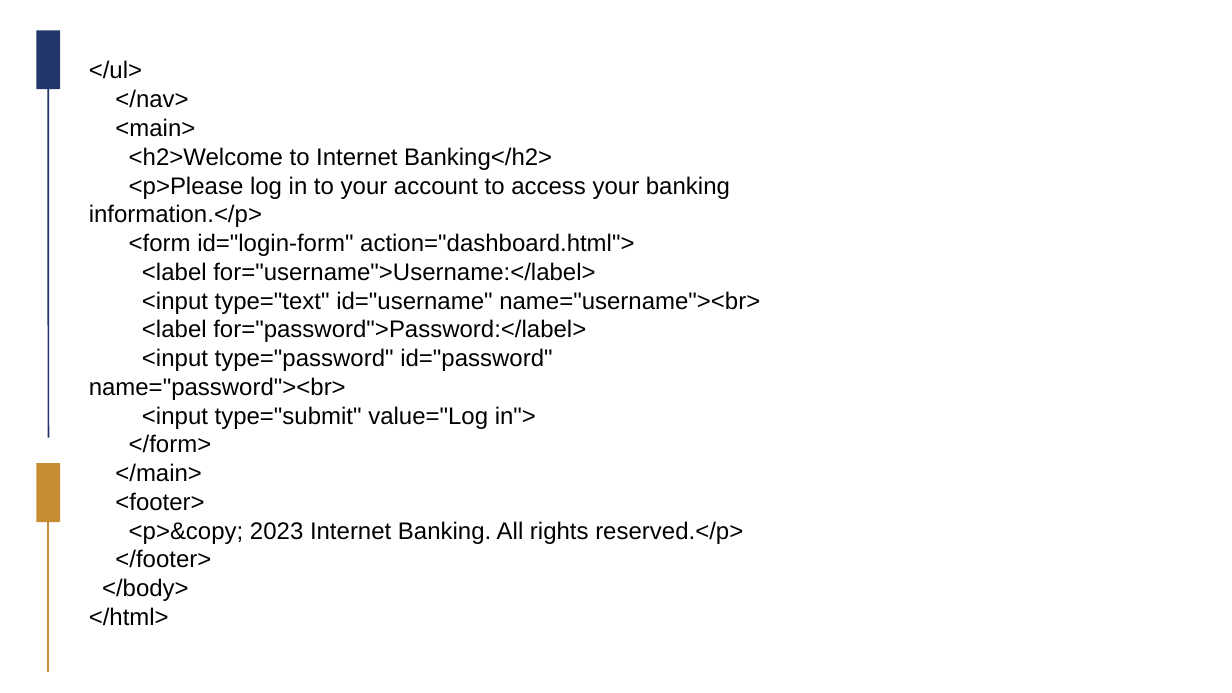
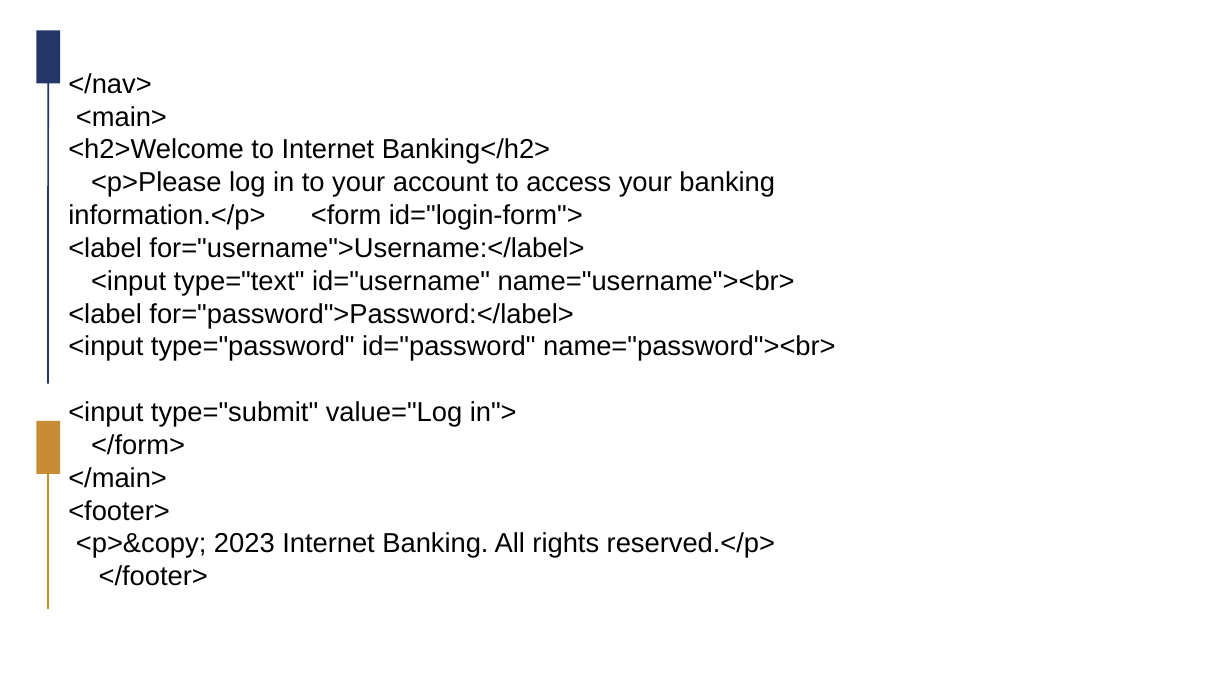
Before and after one commit to libakeerthika/online-banking, a slide deck: slide 5 of Group_A9_11.pptx. Drawn at 1232x693 pixels with LibreOffice and Linux fonts; fonts in the diff are those of the drawing; background and template pictures are left out. Boxes give left, top, right and bottom in pixels: in the first picture for what was removed or moved away, otherwise in the second. Text is boxed around its words. In the diff, an @@ line names an element or a change of style, - is before the commit and + after.

```diff
--- a/Group_A9_11.pptx
+++ b/Group_A9_11.pptx
@@ rectangle: place and size @@
-rectangle at [37, 31, 60, 90]
+rectangle at [37, 31, 60, 84]
@@ line moved from (48, 63) - (48, 437) to (48, 59) - (48, 383) @@
@@ text "</nav>": place and size @@
-text "</nav>" at [89, 60, 760, 626]
+text "</nav>" at [68, 73, 836, 586]
@@ text at [68, 73, 836, 586]: size 14 to 16 pt in "</nav>", "<main>", "<h2>Welcome to Internet Banking</h2>", "<label for="username">Username:</label>" and 9 more places @@
@@ text at [89, 60, 142, 79]: paragraph removed @@
-</ul>
@@ text at [68, 171, 775, 230]: text changed; size 14 to 16 pt @@
-<p>Please log in to your account to access your banking information.</p>
-<form id="login-form" action="dashboard.html">
+<p>Please log in to your account to access your banking information.</p> <form id="login-form">
@@ rectangle: place and size @@
-rectangle at [37, 463, 60, 522]
+rectangle at [37, 421, 60, 474]
@@ line moved from (48, 496) - (48, 671) to (48, 451) - (48, 609) @@
@@ text at [89, 578, 189, 626]: paragraphs removed @@
-</body>
-</html>
```
Also in this commit, not shown: 4 other slides changed, 6 slides added, 3 slides removed.
